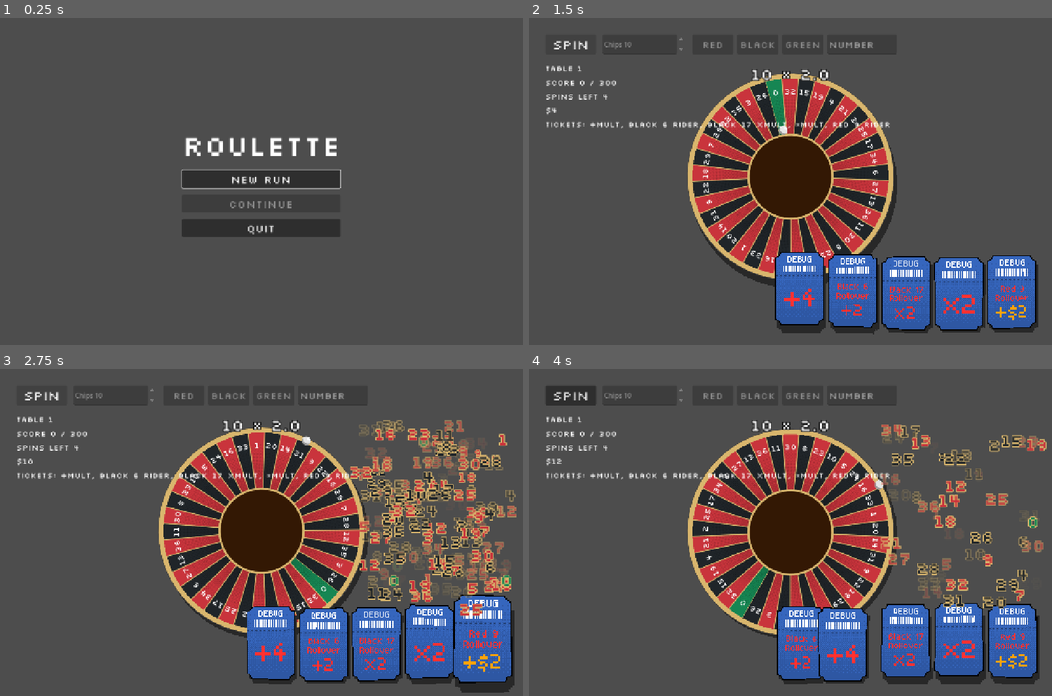
Above: before the commit, frames 1-4 (two rows, left to right).
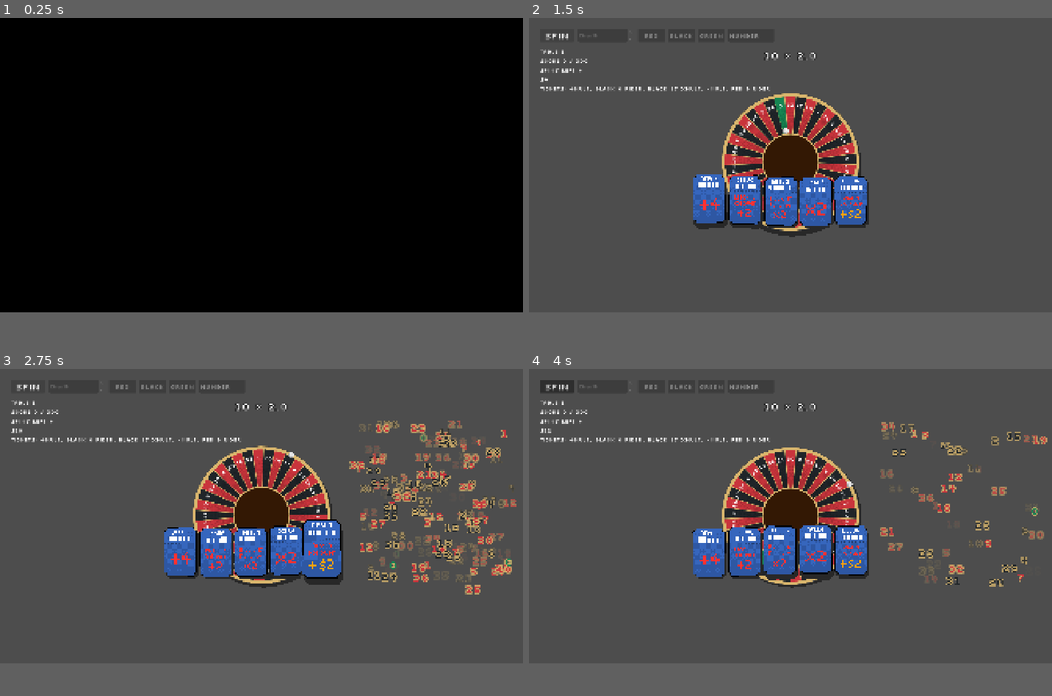
Above: after the commit, the same moments.

Repository: ross-ca/roulette-wheel
Game: Godot game, scene res://scenes/intro/intro.tscn
Same seed, same stepped clock (60 frames per second), same inputs: the game is played once before the commit and once after it. Before the commit the project starts from res://scenes/main_menu/main_menu.tscn. Video files are missing from this copy of the repository; at most half a second of black plays in their place.
Inputs (mouse positions are in pixels of both pictures, inside the frame that each line leads up to):
- Up to frame 1 (0.25 s): no input
- Up to frame 2 (1.5 s): click (790, 178) at 0.5 s, where only the run before the commit has a clickable "New run"; click "Spin" at 1.25 s
- Up to frame 3 (2.75 s): click "Spin" at 2 s
- Up to frame 4 (4 s): click "Spin" at 2.75 s; tap Enter at 3.5 s; drag from (800, 643) to (842, 460) at 3.52 s
In our replay, the window is 800x500 before the commit and 800x450 after it. These sizes can differ from the game's own. Grey fills any space a smaller window leaves; there, only what the larger window draws over its background counts as a difference.

The runs differ from the first frame. In frame 1, 90% of the frame differs, in the area x 0-100%, y 0-90%; in frame 2, 29%; in frame 3, 39%; in frame 4, 33%.

Commit message:
feat: add intro animation

Diff:
--- a/project.godot
+++ b/project.godot
@@ -11,8 +11,9 @@
 [application]
 
 config/name="roulette-wheel"
-run/main_scene="res://scenes/main_menu/main_menu.tscn"
+run/main_scene="res://scenes/intro/intro.tscn"
 config/features=PackedStringArray("4.7", "Forward Plus")
+boot_splash/bg_color=Color(0, 0, 0, 1)
 config/icon="res://icon.svg"
 
 [autoload]
@@ -22,8 +23,8 @@
 
 [display]
 
-window/size/viewport_width=1280
-window/size/viewport_height=800
+window/size/viewport_width=1920
+window/size/viewport_height=1080
 window/stretch/mode="canvas_items"
 window/stretch/aspect="expand"
 
--- /dev/null
+++ b/scenes/intro/intro.gd
@@ -0,0 +1,42 @@
+extends Control
+## The game's entry scene: plays the intro video, then moves on to the main
+## menu, which loads in the background meanwhile. Any key, click or button
+## skips it.
+##
+## The video is Ogg Theora (.ogv), the only format Godot plays out of the box.
+## It keeps its aspect ratio and is letterboxed with the background colour.
+
+const NEXT := "res://scenes/main_menu/main_menu.tscn"
+
+var _leaving := false
+
+@onready var _frame: AspectRatioContainer = $Frame
+@onready var _video: VideoStreamPlayer = $Frame/Video
+
+
+func _ready() -> void:
+	ResourceLoader.load_threaded_request(NEXT)
+	if _video.stream == null:
+		push_warning("Intro has no video, skipping it")
+		_leave.call_deferred()
+		return
+	_video.finished.connect(_leave)
+	_video.play()
+	var video_size := _video.get_video_texture().get_size()
+	if video_size.y > 0:
+		_frame.ratio = video_size.x / video_size.y
+
+
+func _input(event: InputEvent) -> void:
+	var skip := event is InputEventKey or event is InputEventMouseButton \
+			or event is InputEventJoypadButton
+	if skip and event.is_pressed() and not event.is_echo():
+		get_viewport().set_input_as_handled()
+		_leave()
+
+
+func _leave() -> void:
+	if _leaving:
+		return
+	_leaving = true
+	get_tree().change_scene_to_packed(ResourceLoader.load_threaded_get(NEXT))
--- /dev/null
+++ b/scenes/intro/intro.tscn
@@ -0,0 +1,36 @@
+[gd_scene format=3 uid="uid://bogf5lcpp24yj"]
+
+[ext_resource type="Script" uid="uid://6q1ftsitt5x6" path="res://scenes/intro/intro.gd" id="1_intro"]
+[ext_resource type="VideoStream" uid="uid://ctkenivjensxd" path="res://assets/video/intro.ogv" id="2_iatiw"]
+
+[node name="Intro" type="Control" unique_id=1641440370]
+layout_mode = 3
+anchors_preset = 15
+anchor_right = 1.0
+anchor_bottom = 1.0
+grow_horizontal = 2
+grow_vertical = 2
+script = ExtResource("1_intro")
+
+[node name="Background" type="ColorRect" parent="." unique_id=1701925479]
+layout_mode = 1
+anchors_preset = 15
+anchor_right = 1.0
+anchor_bottom = 1.0
+grow_horizontal = 2
+grow_vertical = 2
+color = Color(0, 0, 0, 1)
+
+[node name="Frame" type="AspectRatioContainer" parent="." unique_id=1854774493]
+layout_mode = 1
+anchors_preset = 15
+anchor_right = 1.0
+anchor_bottom = 1.0
+grow_horizontal = 2
+grow_vertical = 2
+ratio = 1.6
+
+[node name="Video" type="VideoStreamPlayer" parent="Frame" unique_id=2035957517]
+layout_mode = 2
+stream = ExtResource("2_iatiw")
+expand = true
Not shown, added: .claude/settings.json
Not shown, added: assets/video/intro.ogv.uid
Not shown, added: scenes/intro/intro.gd.uid
Not shown, changed: CLAUDE.md
Not shown, added: assets/video/intro.ogv
Not shown, changed: docs/debugging.md
Not shown, changed: docs/scene-flow.md
